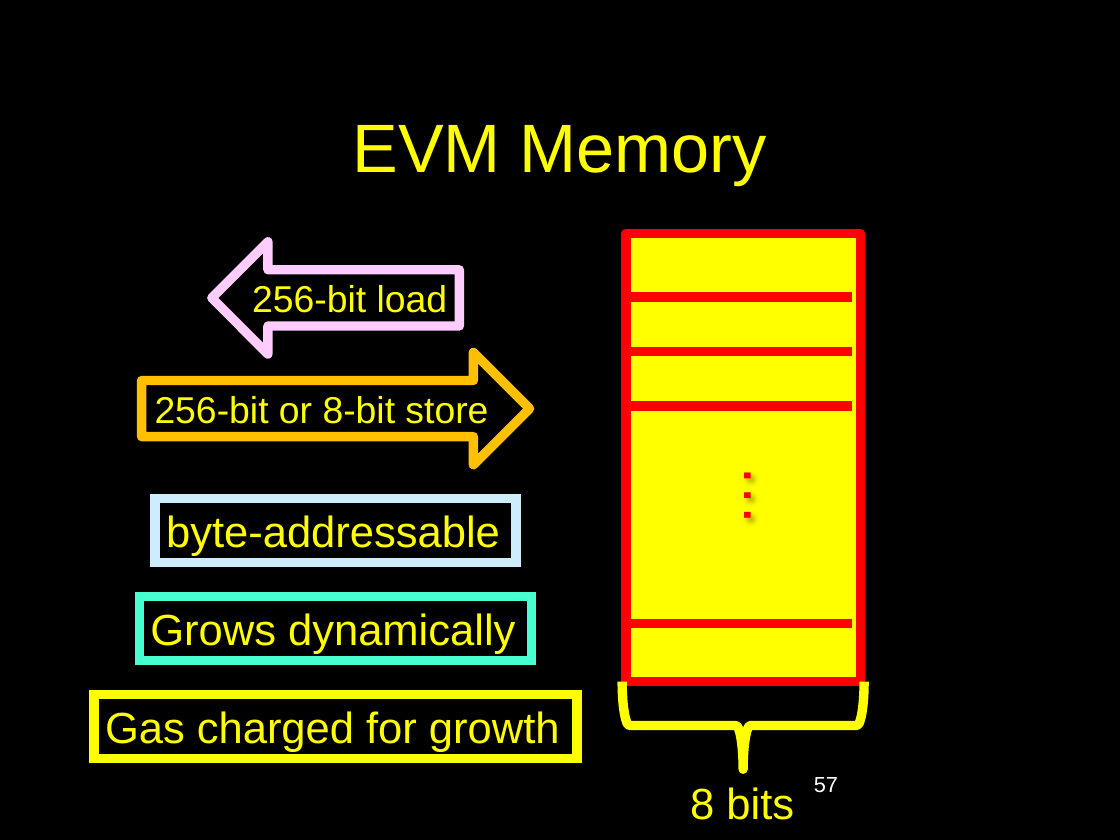
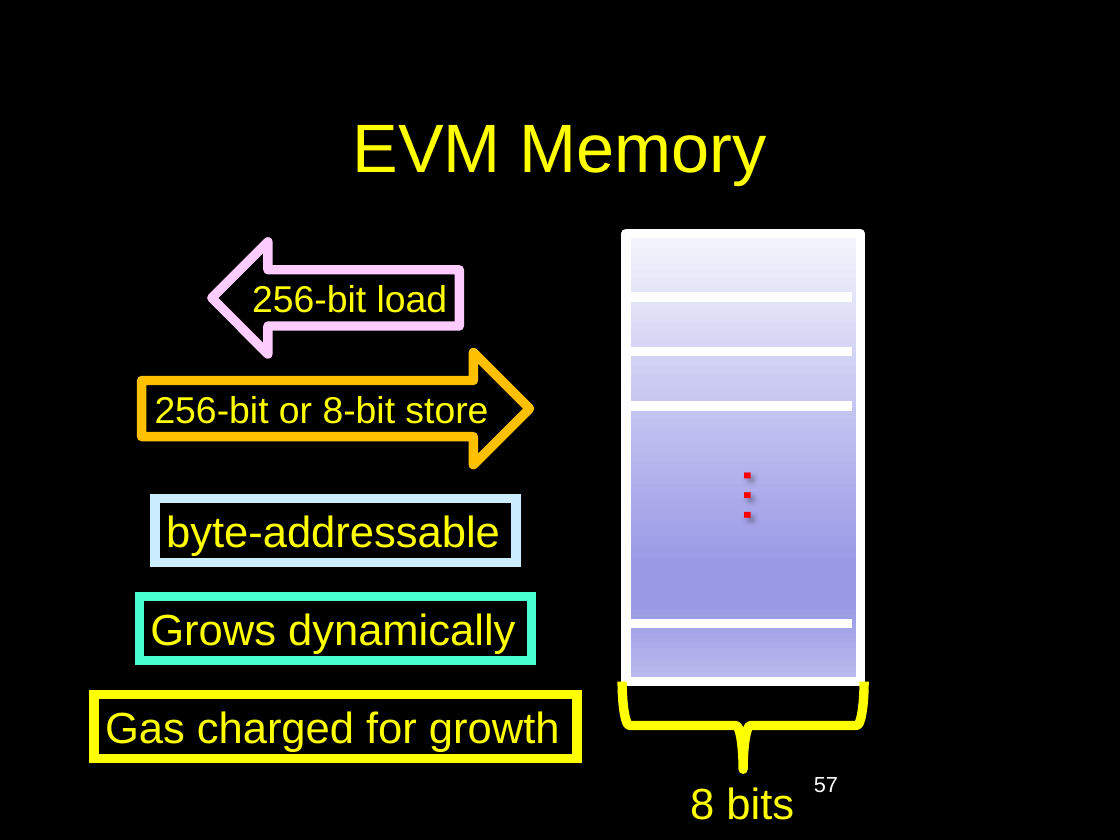
Before and after one commit to jadsmaeil/csci1951l, a slide deck: slide 57 of public/lecture-5-evm.pptx. Drawn at 1120x840 pixels with LibreOffice and Linux fonts; fonts in the diff are those of the drawing. Boxes give left, top, right and bottom in pixels: in the first picture for what was removed or moved away, otherwise in the second. Text is boxed around its words. In the diff, an @@ line names an element or a change of style, - is before the commit and + after.

```diff
--- a/public/lecture-5-evm.pptx
+++ b/public/lecture-5-evm.pptx
@@ rectangle at (x1=626, y1=234, x2=860, y2=682): fill #FFFF00 to gradient #F4F4FC to #9A9AE6 to #BBBBEF; outline #FF0000 6 pt to #FFFFFF 6 pt @@
@@ line (626, 297) - (851, 297): stroke #FF0000 6 pt to #FFFFFF 6 pt @@
@@ line (626, 352) - (851, 352): stroke #FF0000 6 pt to #FFFFFF 6 pt @@
@@ line (626, 405) - (851, 405): stroke #FF0000 6 pt to #FFFFFF 6 pt @@
@@ line (629, 624) - (851, 624): stroke #FF0000 6 pt to #FFFFFF 6 pt @@
```
Also in this commit, not shown: 15 other slides changed, 1 slide added, 3 slides removed, 1 other file.
